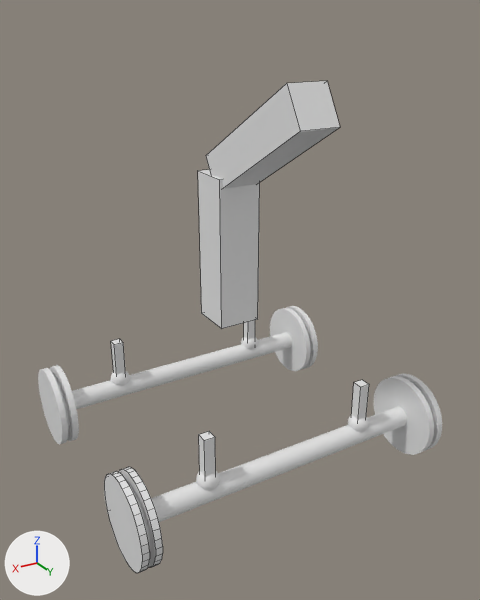
Two versions of the Blender file proyecto.blend, one commit apart.
Before and after are seen from a 50 mm camera at (3.43, 6.09, 3.74) aimed at (0.58, 1.33, 1.36). Arrows for +X, +Y and +Z are at lower left; the lights stay in place. Mesh edges are drawn as thin lines on the coarser meshes.

Objects in the first picture: 'Cubo.003', 'Eje', 'Eje.001', 'Eje.002', 'Eje.003', 'Rueda1', 'Rueda1.001', 'Rueda1.002', 'Rueda1.003', 'Rueda3', 'Rueda3.002', 'Rueda3.003'.
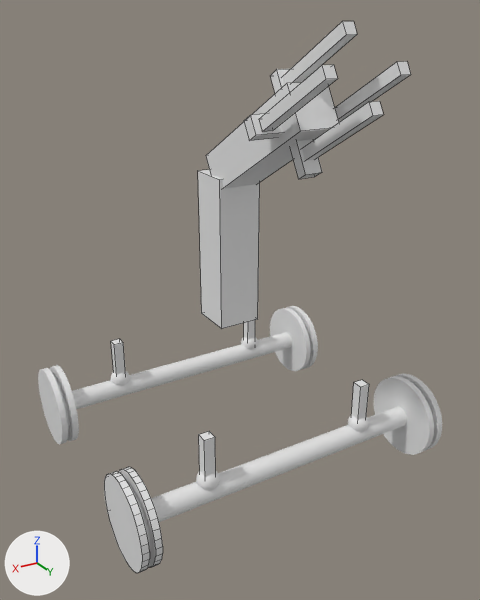
What differs and where, as boxes [x1, y1, x2, y2] in the pictures (480 x 600 px):
'Eje.005', added
    after: [259, 65, 338, 132]
'Eje.008', added
    after: [282, 21, 357, 84]
'Eje.009', added
    after: [302, 101, 383, 160]
'Eje.006', added
    after: [335, 61, 411, 122]
'Eje.007', added
    after: [270, 69, 322, 179]
'Eje.004', added
    after: [244, 114, 282, 141]

Edits to the bpy script that builds the scene:
```text
Add ob_eje_009:
    ob_eje_009 = bpy.data.objects.new('Eje.009', me_cube_017.copy())  # the mesh of ob_eje_003
    ob_eje_009.location = (0.5, 2.5, 3.0)
    ob_eje_009.rotation_euler = (-1.047, 0.0, 0.0)  # degrees (-60, 0, 0)
    ob_eje_009.scale = (0.18, 0.18, 1.6)
Add ob_eje_008:
    ob_eje_008 = bpy.data.objects.new('Eje.008', me_cube_017.copy())  # the mesh of ob_eje_003
    ob_eje_008.location = (0.5, 2.2, 3.46)
    ob_eje_008.rotation_euler = (-1.047, 0.0, 0.0)  # degrees (-60, 0, 0)
    ob_eje_008.scale = (0.18, 0.18, 1.6)
Add ob_eje_007:
    ob_eje_007 = bpy.data.objects.new('Eje.007', me_cube_017.copy())  # the mesh of ob_eje_003
    ob_eje_007.location = (0.5, 2.0, 3.0)
    ob_eje_007.rotation_euler = (-3.139, -1.047, -1.571)  # degrees (-180, -60, -90)
    ob_eje_007.scale = (1.6, 0.3, 0.2)
Add ob_eje_006:
    ob_eje_006 = bpy.data.objects.new('Eje.006', me_cube_017.copy())  # the mesh of ob_eje_003
    ob_eje_006.location = (0.2, 2.4, 3.22)
    ob_eje_006.rotation_euler = (-1.047, 0.0, 0.0)  # degrees (-60, 0, 0)
    ob_eje_006.scale = (0.18, 0.18, 1.6)
Add ob_eje_005:
    ob_eje_005 = bpy.data.objects.new('Eje.005', me_cube_017.copy())  # the mesh of ob_eje_003
    ob_eje_005.location = (0.8, 2.4, 3.22)
    ob_eje_005.rotation_euler = (-1.047, 0.0, 0.0)  # degrees (-60, 0, 0)
    ob_eje_005.scale = (0.18, 0.18, 1.6)
Add ob_eje_004:
    ob_eje_004 = bpy.data.objects.new('Eje.004', me_cube_017.copy())  # the mesh of ob_eje_003
    ob_eje_004.location = (0.5, 2.0, 3.0)
    ob_eje_004.rotation_euler = (-1.047, 0.0, 0.0)  # degrees (-60, 0, 0)
    ob_eje_004.scale = (1.6, 0.3, 0.2)
```
